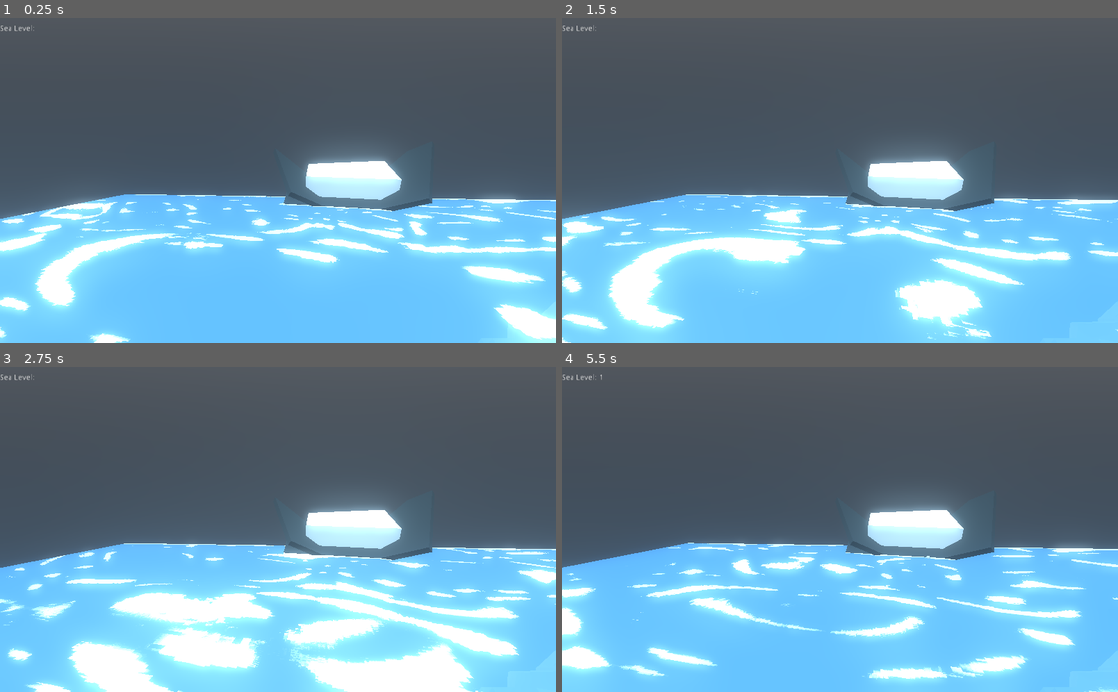
Above: before the commit, frames 1-4 (two rows, left to right).
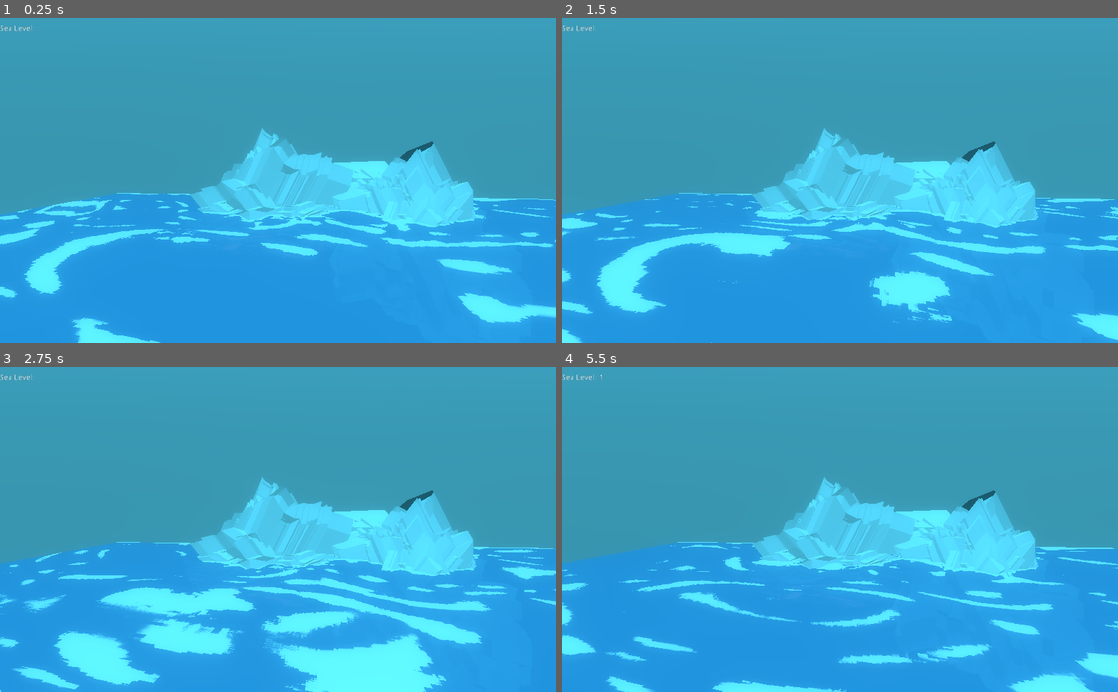
Above: after the commit, the same moments.

Repository: nikolajbaer/ld50
Game: Godot game, scene res://Scenes/root.tscn
The game is run twice, just before and just after one commit, with the same random seed, the same clock (stepped at 60 frames per second) and the same inputs.
Inputs (mouse positions are in pixels of both pictures, inside the frame that each line leads up to):
- Up to frame 1 (0.25 s): no input
- Up to frame 2 (1.5 s): move the mouse to (962, 164) at 0.52 s; click (962, 164) at 0.67 s; drag from (728, 196) to (812, 245) at 1.27 s
- Up to frame 3 (2.75 s): move the mouse to (333, 458) at 2.02 s; click (333, 458) at 2.17 s
- Up to frame 4 (5.5 s): drag from (812, 594) to (673, 480) at 2.77 s; move the mouse to (1006, 578) at 3.52 s; click (1006, 578) at 3.67 s; drag from (673, 480) to (756, 448) at 4.27 s; move the mouse to (867, 529) at 5.02 s; click (867, 529) at 5.17 s

The runs differ from the first frame. In frame 1, 100% of the frame differs, in the area x 0-100%, y 0-100%; in frame 2, 100%; in frame 3, 100%; in frame 4, 100%.

Commit message:
latest

Diff:
--- a/Scenes/root.tscn
+++ b/Scenes/root.tscn
@@ -52,7 +52,7 @@
 shape = SubResource( 1 )
 
 [node name="MeshInstance" type="MeshInstance" parent="Scene/Ocean"]
-transform = Transform( 100, 0, 0, 0, 20, 0, 0, 0, 100, -1.17846, -11.8236, -6 )
+transform = Transform( 100, 0, 0, 0, 20, 0, 0, 0, 100, -4.81064, -11.3469, -6.90833 )
 generate_lightmap = false
 mesh = SubResource( 7 )
 material/0 = ExtResource( 3 )
@@ -69,14 +69,16 @@
 material/0 = null
 
 [node name="CollisionShape" type="CollisionShape" parent="Scene/Glacier"]
-transform = Transform( 1, 0, 0, 0, 1, 0, 0, 0, 1, 0, 0, 0 )
 shape = SubResource( 3 )
 
 [node name="DropPoint" type="Spatial" parent="Scene/Glacier"]
 transform = Transform( 1, 0, 0, 0, 1, 0, 0, 0, 1, 0, 0.98555, 1.02228 )
 
 [node name="berg" parent="." instance=ExtResource( 5 )]
-transform = Transform( 0.961899, 0.273404, 4.31939e-05, -0.273404, 0.961899, -7.21495e-05, -6.12792e-05, 5.75857e-05, 1, 42, -21.7158, 37.4661 )
+transform = Transform( -0.91771, -0.260822, 0.299632, -0.273404, 0.961899, -7.21495e-05, -0.288197, -0.0819869, -0.954055, 24.6157, -21.7158, -9.969 )
+
+[node name="berg2" parent="." instance=ExtResource( 5 )]
+transform = Transform( 0.961899, 0.273404, 4.31939e-05, -0.273404, 0.961899, -7.21495e-05, -6.12792e-05, 5.75857e-05, 1, -34.5452, -15.7158, -11.5339 )
 
 [node name="RichTextLabel" type="RichTextLabel" parent="."]
 margin_right = 228.0
--- a/default_env.tres
+++ b/default_env.tres
@@ -1,6 +1,14 @@
 [gd_resource type="Environment" load_steps=2 format=2]
 
 [sub_resource type="ProceduralSky" id=1]
+sky_top_color = Color( 0.254902, 0.635294, 0.737255, 1 )
+sky_horizon_color = Color( 0.184314, 0.403922, 0.576471, 1 )
+ground_bottom_color = Color( 0.156863, 0.388235, 0.447059, 1 )
+ground_horizon_color = Color( 0.207843, 0.541176, 0.670588, 1 )
+sun_latitude = 6.17
+sun_longitude = 7.15
+sun_curve = 0.00743253
+sun_energy = 3.0
 
 [resource]
 background_mode = 2
